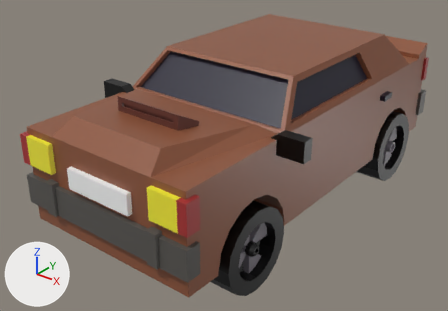
The Blender file Assets/CarModelsPack/Car23Brown.blend: old version first, new version second.
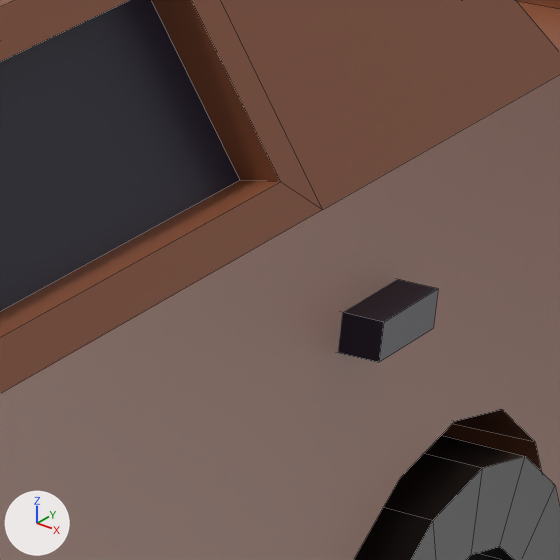
Each version is shown whole from a 50 mm lens placed at (15.19, -20.14, 14.96), pointed at (-0.82, -0.12, 2.54), then close up on the part from 75% to 91% of the width and 18% to 41% of the height. The axes (+X, +Y, +Z) are drawn at lower left. The lights are the same throughout. The close-ups show mesh edges as thin lines.

In view in the first close-up: 'Car23Brown'.
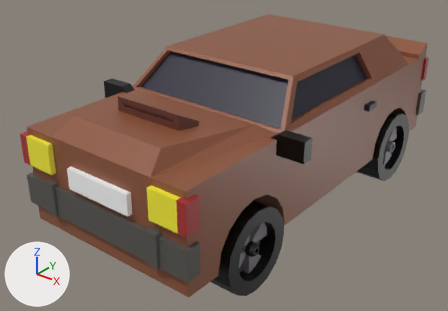
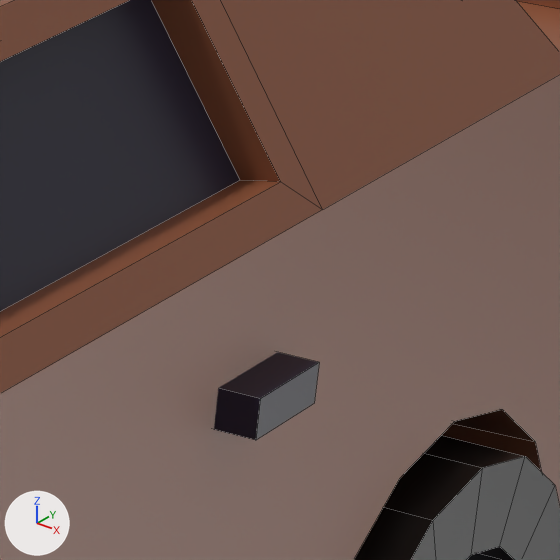
Boxes [x1, y1, x2, y2] around the edits, measured in the close-ups (560 x 560 px; the box of a moved part takes in the faces that stretch with it):
part 1 of me_car23brown, moved or reshaped
    before: [338, 279, 438, 362]
    after: [214, 352, 319, 440]

The edits, one by one:
me_car23brown has 1176 vertices, 1036 faces, 2 loose edges and spans x -5.2..5.2, y -8.3..10.9, z 0.0..7.4.
me_car23brown is used by ob_car23brown; location (0.0, 0.0, 0.0).
me_car23brown part 1: the loose piece of 8 vertices spanning x 3.9..4.3, y 5.3..6.0, z 4.8..5.0 is moved by (0.0, -1.6, 0.0).
